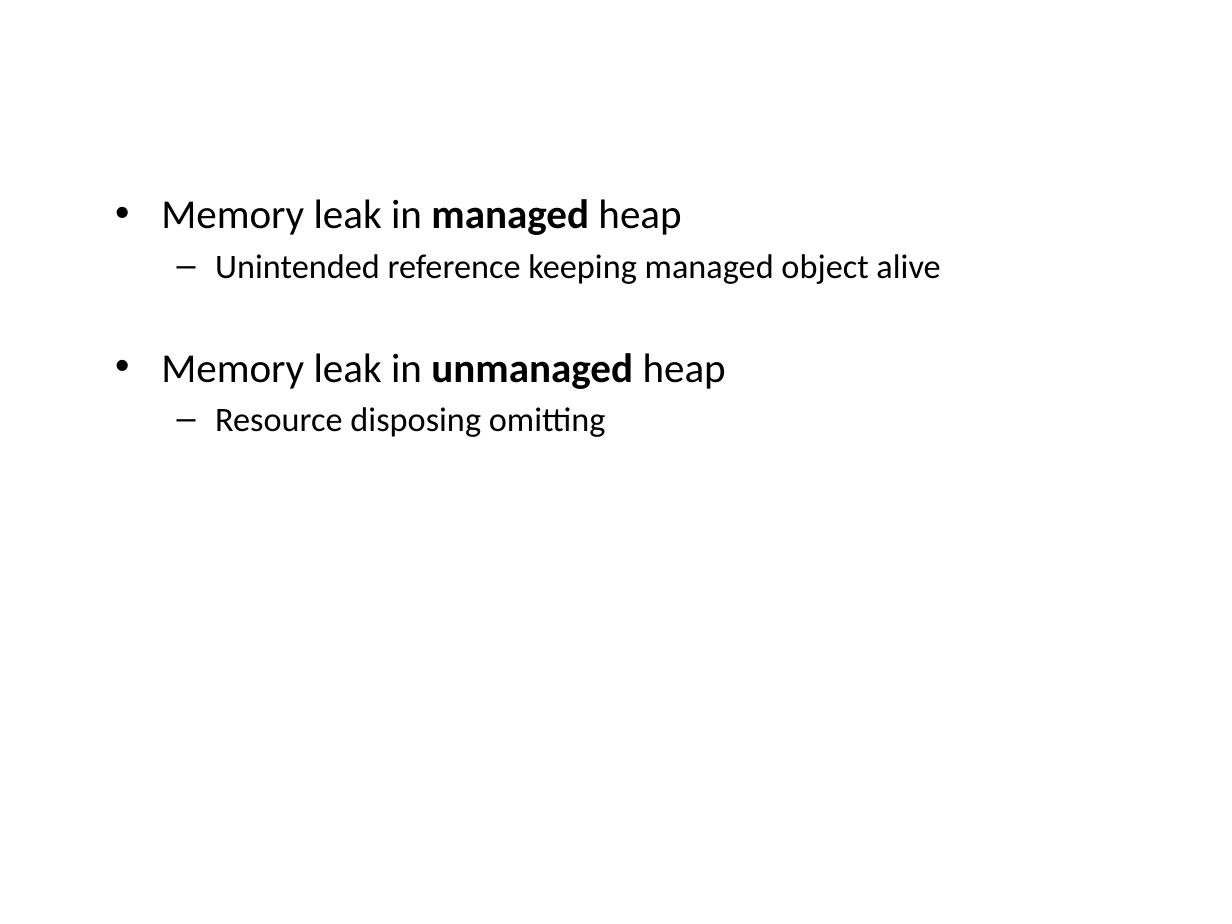
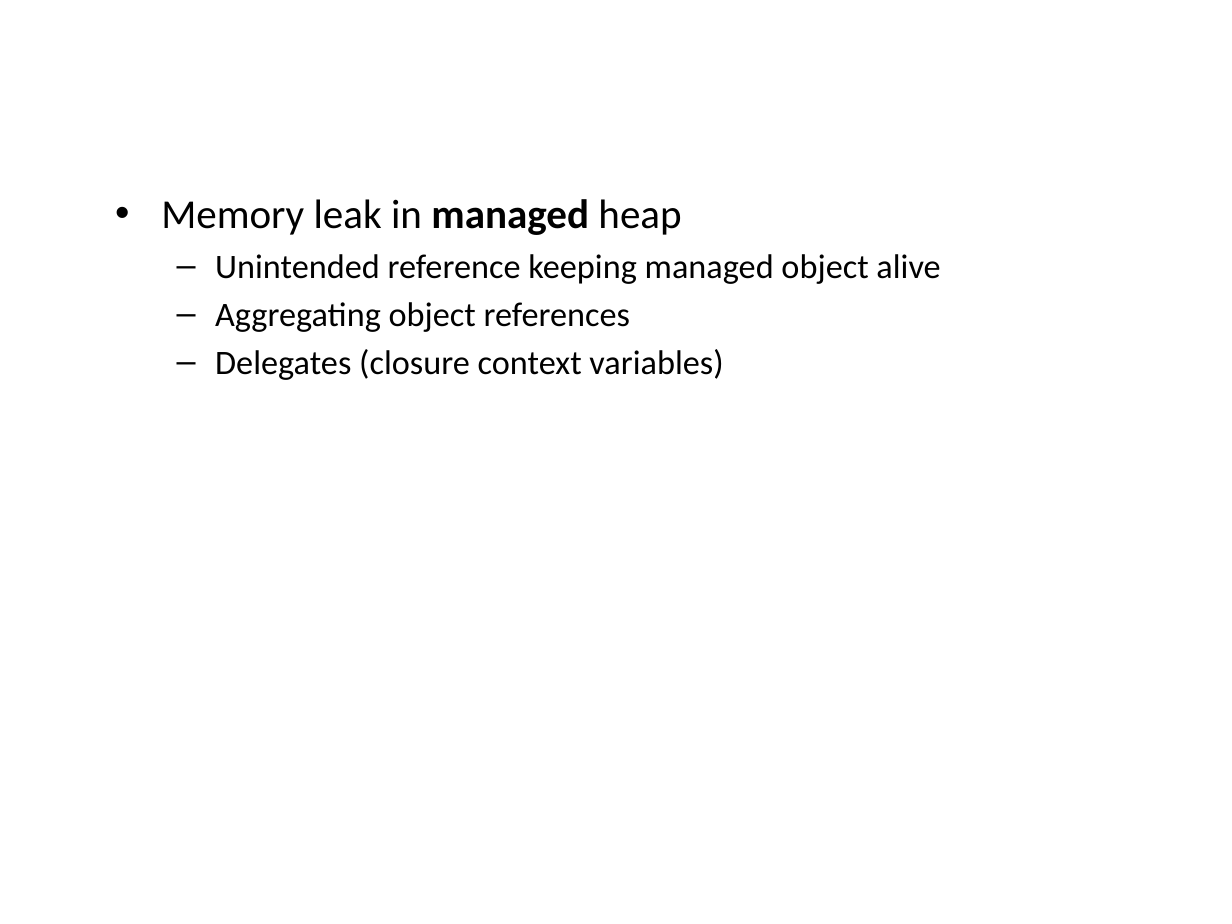
Before and after one commit to yuriyshapovalov/slides, a slide deck: slide 25 of ppt/Garbage Collection and Memory Leak Avoidance in .NET.pptx (slide 21 before the commit). Drawn at 1232x924 pixels with LibreOffice and Linux fonts; fonts in the diff are those of the drawing; background and template pictures are left out. Boxes give left, top, right and bottom in pixels: in the first picture for what was removed or moved away, otherwise in the second. Text is boxed around its words. In the diff, an @@ line names an element or a change of style, - is before the commit and + after.

Commit message:
Updated section about memory leaks

```diff
--- a/ppt/Garbage Collection and Memory Leak Avoidance in .NET.pptx
+++ b/ppt/Garbage Collection and Memory Leak Avoidance in .NET.pptx
@@ text at (215,302,723,380): text changed; size 24 to 20 pt @@
-• Memory leak in unmanaged heap
-  – Resource disposing omitting
+  – Aggregating object references
+  – Delegates (closure context variables)
```
Also in this commit, not shown: 5 slides added, 1 slide removed.
